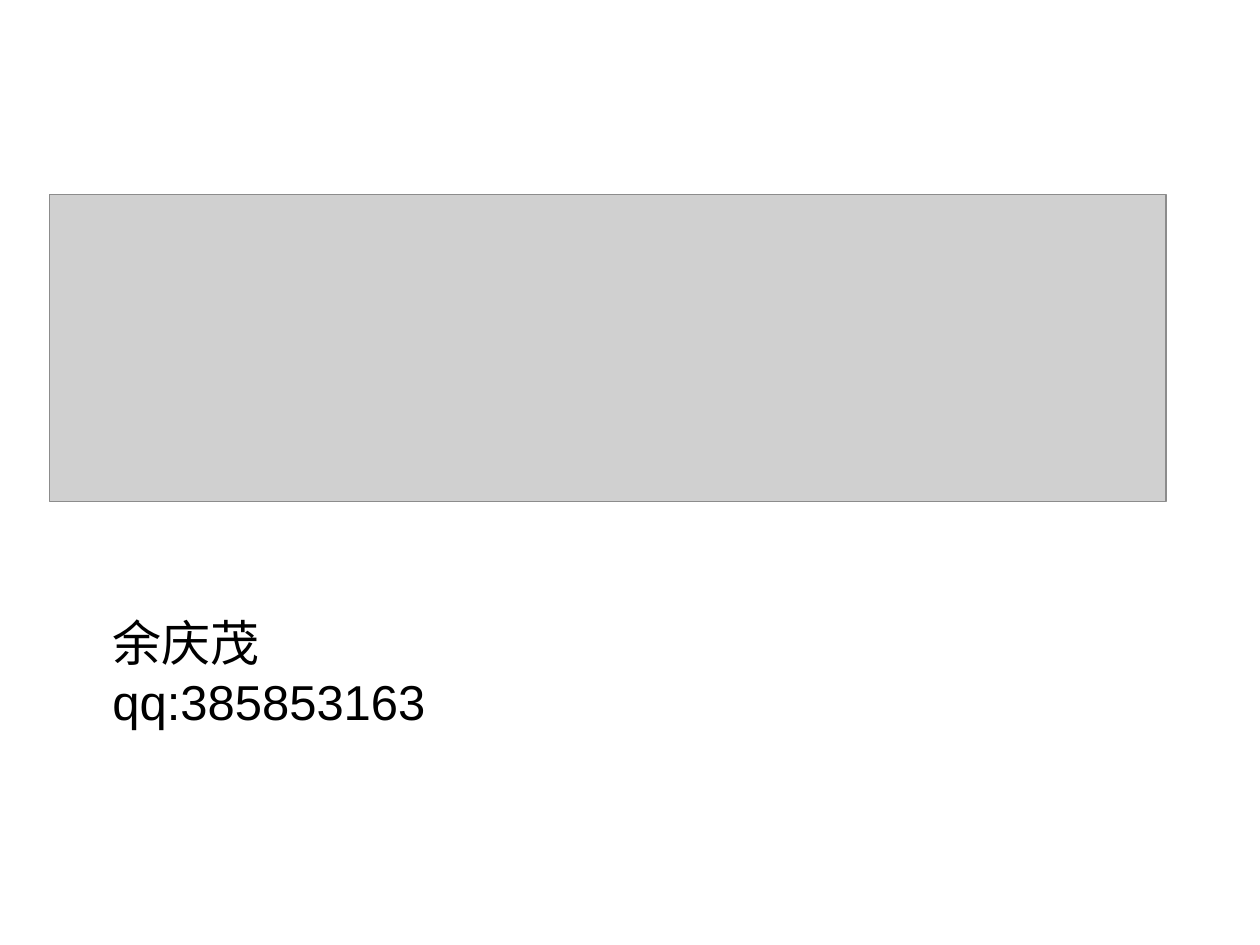
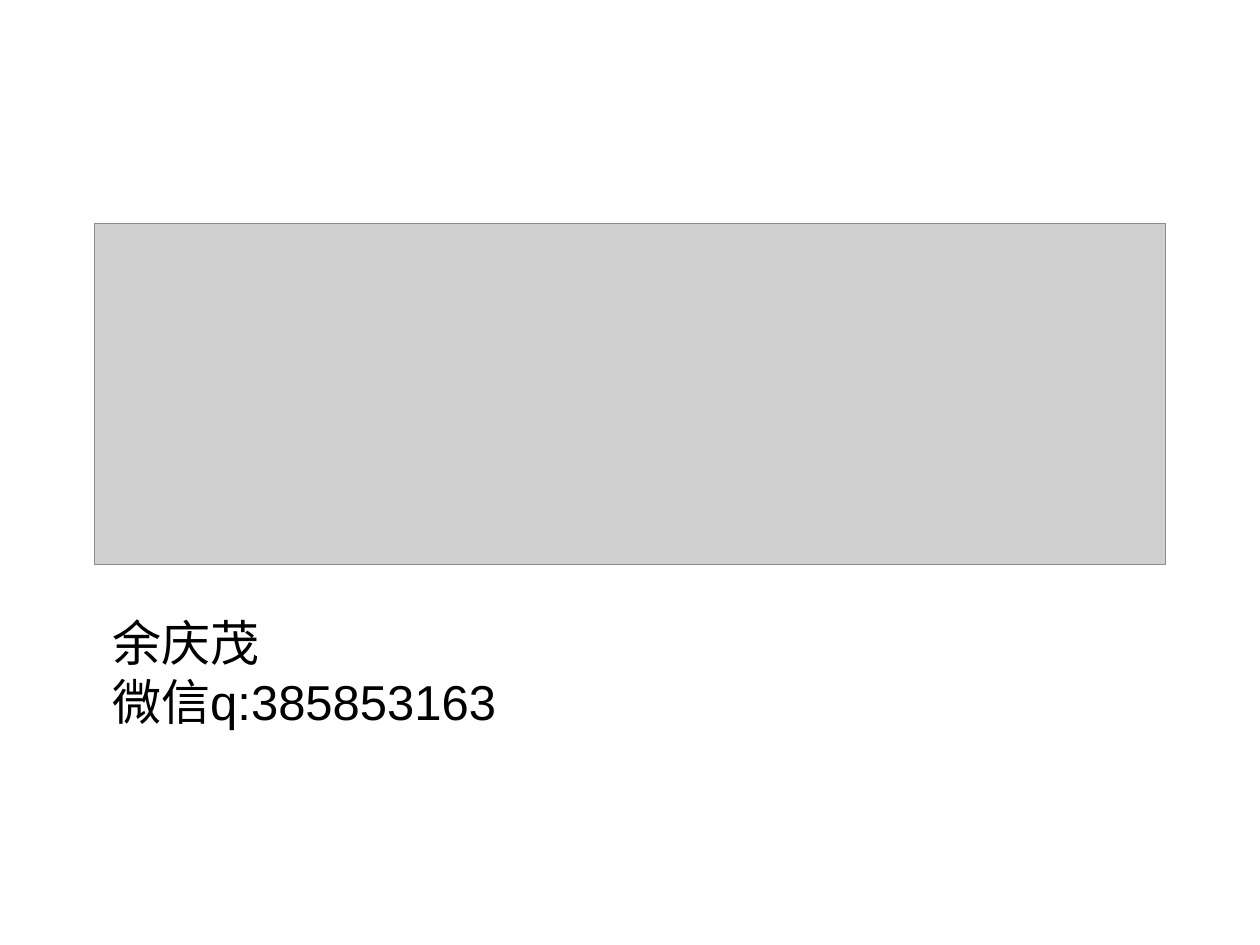
Before and after one commit to yuqingmao2019/MyWorkSpace, a slide deck: slide 1 of 数据库ppt/第1章.ppt. Drawn at 1260x945 pixels with LibreOffice and Linux fonts; fonts in the diff are those of the drawing; grey boxes stand for pictures; background and template pictures are left out. Boxes give left, top, right and bottom in pixels: in the first picture for what was removed or moved away, otherwise in the second. Text is boxed around its words. In the diff, an @@ line names an element or a change of style, - is before the commit and + after.

```diff
--- a/数据库ppt/第1章.ppt
+++ b/数据库ppt/第1章.ppt
@@ picture: place and size @@
-picture at [49, 195, 1166, 501]
+picture at [94, 223, 1166, 564]
@@ text at [112, 678, 496, 731]: text changed @@
-qq:385853163
+微信q:385853163
```
Also in this commit, not shown: 84 other slides changed, 51 slides added, 36 slides removed, 7 other files.
